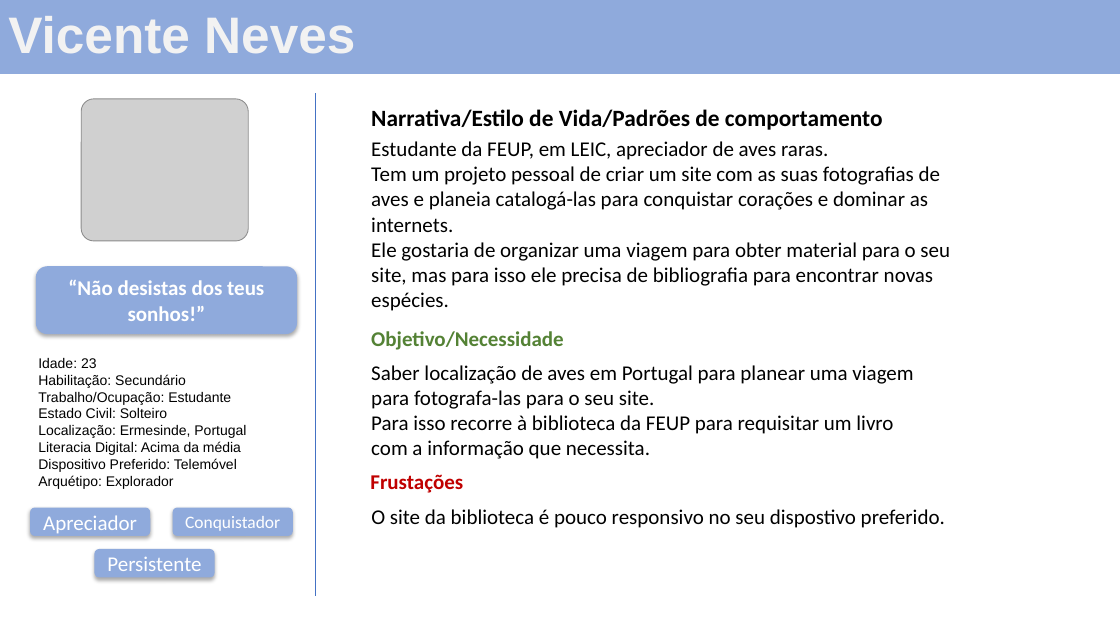
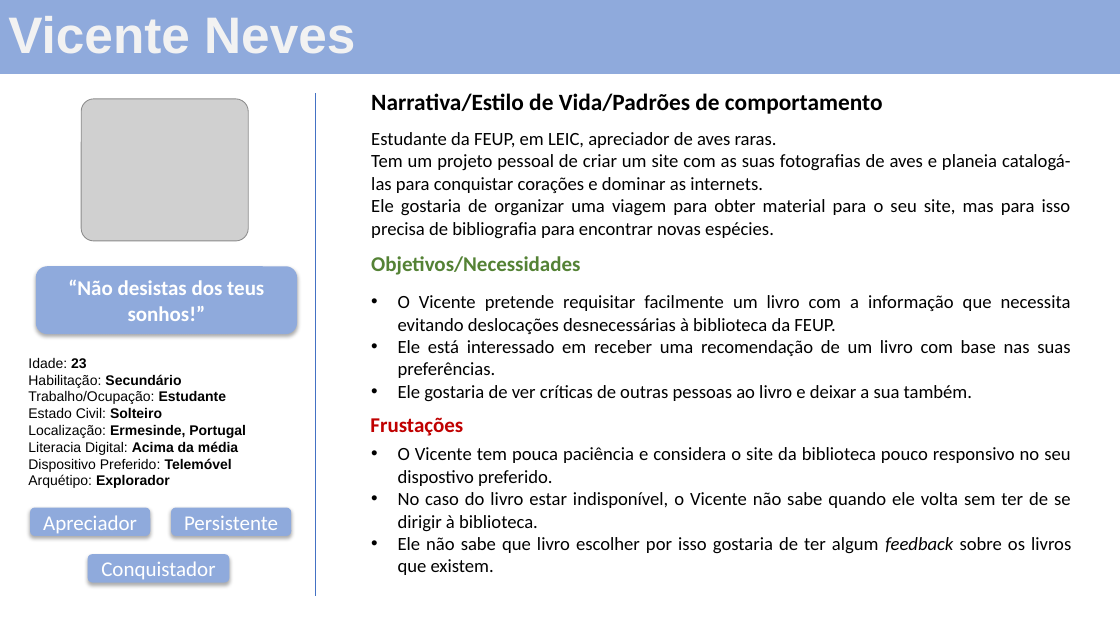
Before and after one commit to ICWeiner/FEUP-IPC, a slide deck: slide 1 of phase1/Persona.pptx. Drawn at 1120x630 pixels with LibreOffice and Linux fonts; fonts in the diff are those of the drawing; grey boxes stand for pictures. Boxes give left, top, right and bottom in pixels: in the first picture for what was removed or moved away, otherwise in the second. Text is boxed around its words. In the diff, an @@ line names an element or a change of style, - is before the commit and + after.

```diff
--- a/phase1/Persona.pptx
+++ b/phase1/Persona.pptx
@@ text "Narrativa/Estilo de Vida/Padrões de comportamento" moved from (x1=371, y1=109, x2=883, y2=130) to (x1=371, y1=93, x2=883, y2=114) @@
@@ text "Estudante da FEUP, em LEIC, ..." moved from (x1=371, y1=141, x2=950, y2=311) to (x1=371, y1=132, x2=1071, y2=239) @@
@@ text at (x1=371, y1=132, x2=1070, y2=193): size 18 to 16 pt in "Estudante da FEUP, em LEIC, apreciador de ...", "Tem um projeto pessoal de criar um ..."; alignment left to justified @@
@@ text at (x1=371, y1=199, x2=1071, y2=239): text changed; size 18 to 16 pt @@
-Ele gostaria de organizar uma viagem para obter material para o seu site, mas para isso ele precisa de bibliografia para encontrar novas espécies.
+Ele gostaria de organizar uma viagem para obter material para o seu site, mas para isso precisa de bibliografia para encontrar novas espécies.
@@ text at (x1=371, y1=256, x2=580, y2=275): text changed @@
-Objetivo/Necessidade
+Objetivos/Necessidades
@@ text at (x1=398, y1=295, x2=1071, y2=402): text changed; size 18 to 16 pt @@
-Saber localização de aves em Portugal para planear uma viagem para fotografa-las para o seu site.
-Para isso recorre à biblioteca da FEUP para requisitar um livro com a informação que necessita.
+• O Vicente pretende requisitar facilmente um livro com a informação que necessita evitando deslocações desnecessárias à biblioteca da FEUP.
+• Ele está interessado em receber uma recomendação de um livro com base nas suas preferências.
+• Ele gostaria de ver críticas de outras pessoas ao livro e deixar a sua também.
@@ text "Idade: 23" moved from (x1=38, y1=358, x2=246, y2=489) to (x1=28, y1=358, x2=246, y2=488) @@
@@ text "Idade: 23" at (x1=28, y1=358, x2=246, y2=488): bold on in "23", "Secundário", "Estudante", "Solteiro" and 4 more places @@
@@ text "Frustações" moved from (x1=370, y1=474, x2=463, y2=493) to (x1=370, y1=417, x2=463, y2=436) @@
@@ text at (x1=398, y1=447, x2=1071, y2=575): text changed; size 18 to 16 pt @@
-O site da biblioteca é pouco responsivo no seu dispostivo preferido.
+• O Vicente tem pouca paciência e considera o site da biblioteca pouco responsivo no seu dispostivo preferido.
+• No caso do livro estar indisponível, o Vicente não sabe quando ele volta sem ter de se dirigir à biblioteca.
+• Ele não sabe que livro escolher por isso gostaria de ter algum feedback sobre os livros que existem.
@@ rounded rectangle "Persistente" moved from (x1=94, y1=549, x2=214, y2=578) to (x1=171, y1=507, x2=292, y2=536) @@
@@ rounded rectangle "Conquistador" resized from (x1=173, y1=507, x2=293, y2=536) to (x1=87, y1=555, x2=229, y2=583) @@
@@ rounded rectangle "Conquistador" at (x1=87, y1=555, x2=229, y2=583): size 15 to 18 pt @@
```
Also in this commit, not shown: 1 other slide changed, 1 other file.
